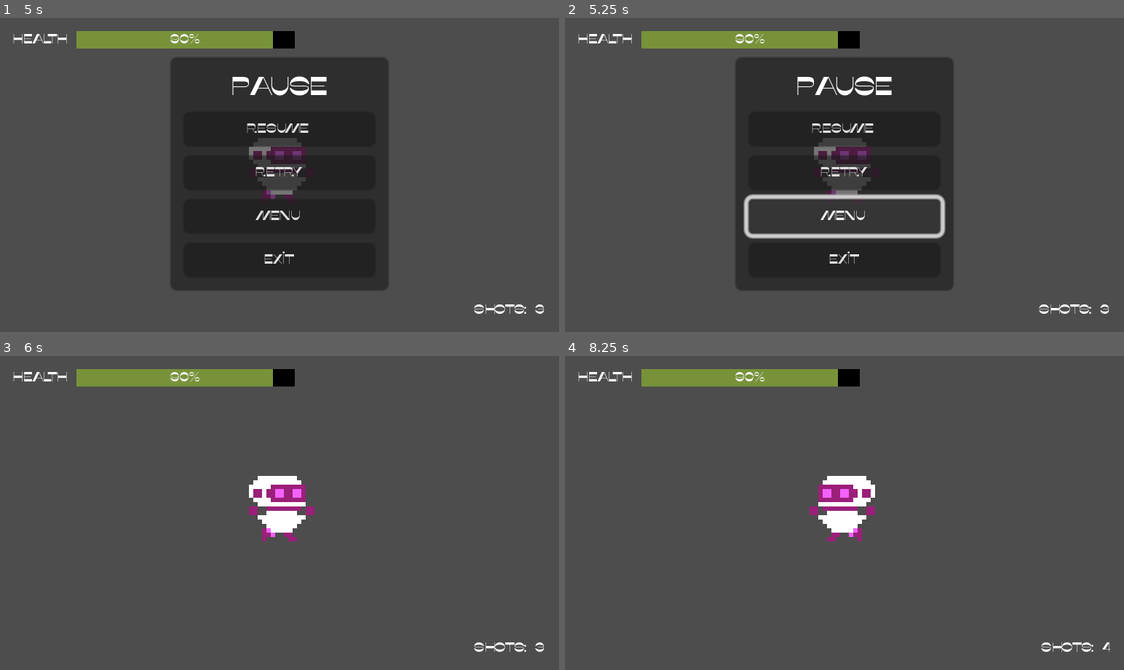
Above: before the commit, frames 1-4 (two rows, left to right).
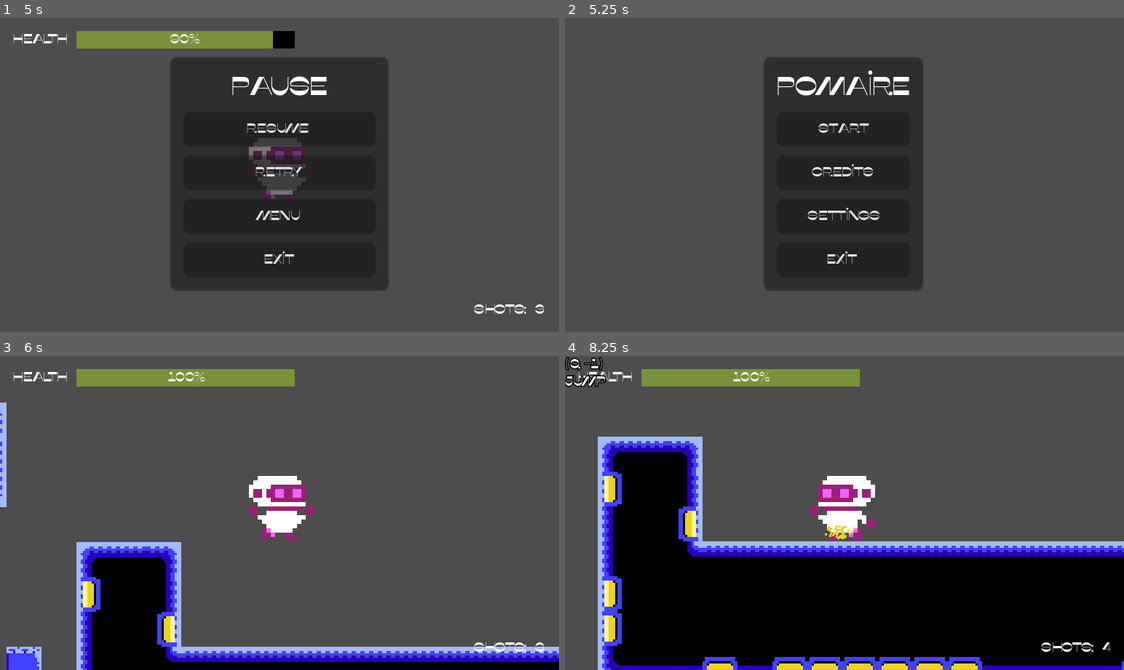
Above: after the commit, the same moments.

Repository: elixs/Pomaire
Game: Godot game, scene res://scenes/ui/main_menu.tscn
The game is run twice, just before and just after one commit, with the same random seed, the same clock (stepped at 60 frames per second) and the same inputs. The engine's default icon, where the game draws it, is replaced by a stand-in: a white triangle on a blue panel in a dark square.
Inputs (mouse positions are in pixels of both pictures, inside the frame that each line leads up to):
- Up to frame 1 (5 s): click "Start" at 0.5 s; move the mouse to (402, 159) at 1.27 s; hold D (move_right) 1.28-2.78 s; click (402, 159) at 1.35 s; tap Space (jump) at 1.52, 2.27, 3.77, 4.52 s; move the mouse to (167, 190) at 2.02 s; tap F (test) at 2.1, 3.6 s; move the mouse to (335, 105) at 2.77 s; hold A (move_left) 2.78-3.53 s; click (335, 105) at 2.85 s; move the mouse to (251, 237) at 3.52 s; hold D (move_right) from 3.53 s (still down); move the mouse to (447, 222) at 4.27 s; click (447, 222) at 4.35 s; tap Escape (pause) at 4.9 s
- Up to frame 2 (5.25 s): release D (move_right) at 5 s; click "Menu" at 5 s
- Up to frame 3 (6 s): click (279, 465) at 5.75 s, where only the run after the commit has a clickable "Start"
- Up to frame 4 (8.25 s): move the mouse to (676, 465) at 6.52 s; hold A (move_left) 6.53-7.28 s; tap F (test) at 6.6, 8.1 s; tap Space (jump) at 6.77 s; move the mouse to (872, 513) at 7.27 s; hold D (move_right) 7.28-8.03 s; click (872, 513) at 7.35 s; move the mouse to (760, 434) at 8.02 s; hold A (move_left) from 8.03 s (still down)

Frame 1 is identical in both runs. In frame 2, 13% of the frame differs, in the area x 2-98%, y 4-95%; in frame 3, 14%; in frame 4, 46%, in the area x 0-100%, y 0-100%.

Commit message:
pause menu fix

Diff:
--- a/scenes/ui/pause_menu.gd
+++ b/scenes/ui/pause_menu.gd
@@ -5,7 +5,7 @@
 @onready var menu: Button = %Menu
 @onready var exit: Button = %Exit
 
-@export var main_menu: PackedScene
+#@export var main_menu: PackedScene
 
 func _ready() -> void:
 	hide()
@@ -33,9 +33,10 @@
 
 
 func _on_menu_pressed():
-	if main_menu:
-		get_tree().change_scene_to_packed(main_menu)
-		get_tree().paused = false
+#	if main_menu:
+#		get_tree().change_scene_to_packed(main_menu)
+	get_tree().paused = false
+	get_tree().change_scene_to_file("res://scenes/ui/main_menu.tscn")
 
 
 func _on_exit_pressed():
Not shown: 1 places in scenes/ui/pause_menu.tscn that only renumber resources
